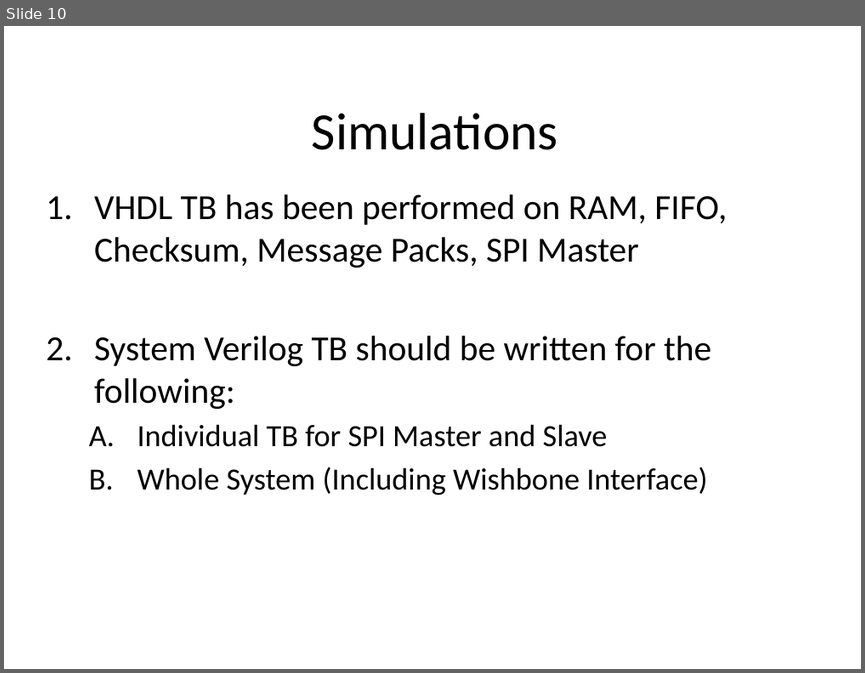
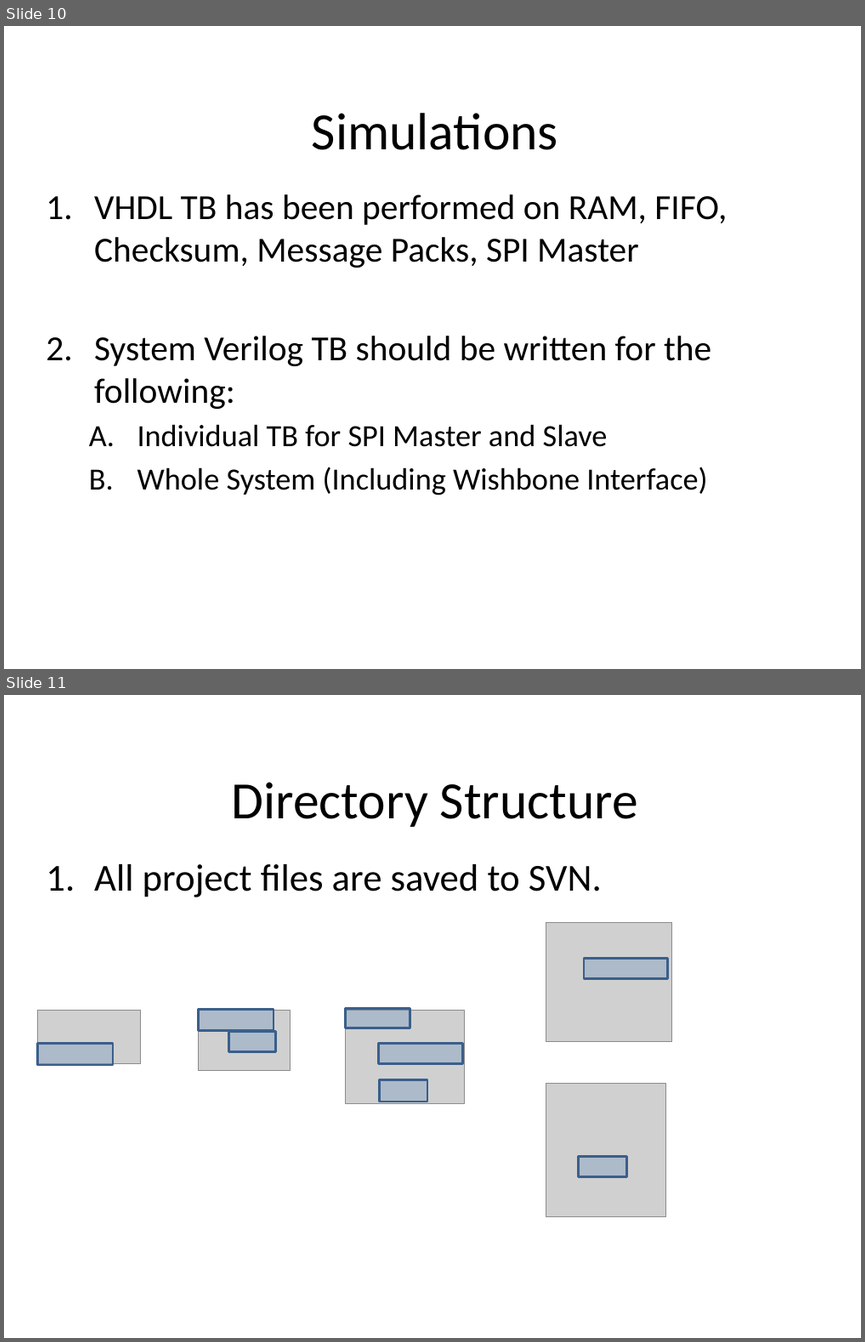
Before and after one commit to dengqingyong/vlsi-spi, a slide deck: Presentations/Mid_Presentation/spi_mid_presentation.pptx. Shown one above the other, each under a label of ours: slide 10 before the commit, slides 10 and 11 after it. The pictures are 865x673 and 865x1342 pixels, drawn with LibreOffice and Linux fonts; fonts in the diff are those of the drawing; grey boxes stand for pictures; background and template pictures are left out. Boxes give left, top, right and bottom in pixels: in the first picture for what was removed or moved away, otherwise in the second. Text is boxed around its words. In the diff, an @@ line names an element or a change of style, - is before the commit and + after.

```diff
--- a/Presentations/Mid_Presentation/spi_mid_presentation.pptx
+++ b/Presentations/Mid_Presentation/spi_mid_presentation.pptx
@@ slide 11 added at <box>4,695,861,1338</box>, background picture (left out) @@
@@ title added at <box>232,782,638,827</box>, 44 pt, text #000000 @@
+Directory Structure
@@ subtitle added at <box>94,864,602,897</box>, 32 pt, text #000000 @@
+1. All project files are saved to SVN.
@@ picture added at <box>546,923,672,1042</box> @@
@@ rectangle added at <box>584,958,668,979</box>, fill #4F81BD at 27% opacity, outline #3A5F8C 2 pt @@
@@ picture added at <box>37,1009,140,1062</box> @@
@@ picture added at <box>199,1009,290,1071</box> @@
@@ rectangle added at <box>199,1009,274,1030</box>, fill #4F81BD at 27% opacity, outline #3A5F8C 2 pt @@
@@ picture added at <box>345,1009,464,1103</box> @@
@@ rectangle added at <box>346,1008,411,1027</box>, fill #4F81BD at 27% opacity, outline #3A5F8C 2 pt @@
@@ rectangle added at <box>37,1043,113,1064</box>, fill #4F81BD at 27% opacity, outline #3A5F8C 2 pt @@
@@ rectangle added at <box>228,1031,276,1050</box>, fill #4F81BD at 27% opacity, outline #3A5F8C 2 pt @@
@@ rectangle added at <box>378,1043,462,1063</box>, fill #4F81BD at 27% opacity, outline #3A5F8C 2 pt @@
@@ rectangle added at <box>380,1080,428,1102</box>, fill #4F81BD at 27% opacity, outline #3A5F8C 2 pt @@
@@ picture added at <box>546,1083,666,1216</box> @@
@@ rectangle added at <box>578,1156,627,1175</box>, fill #4F81BD at 27% opacity, outline #3A5F8C 2 pt @@
```
Also in this commit, not shown: 5 slides changed, 3 other slides added, 2 other files.
